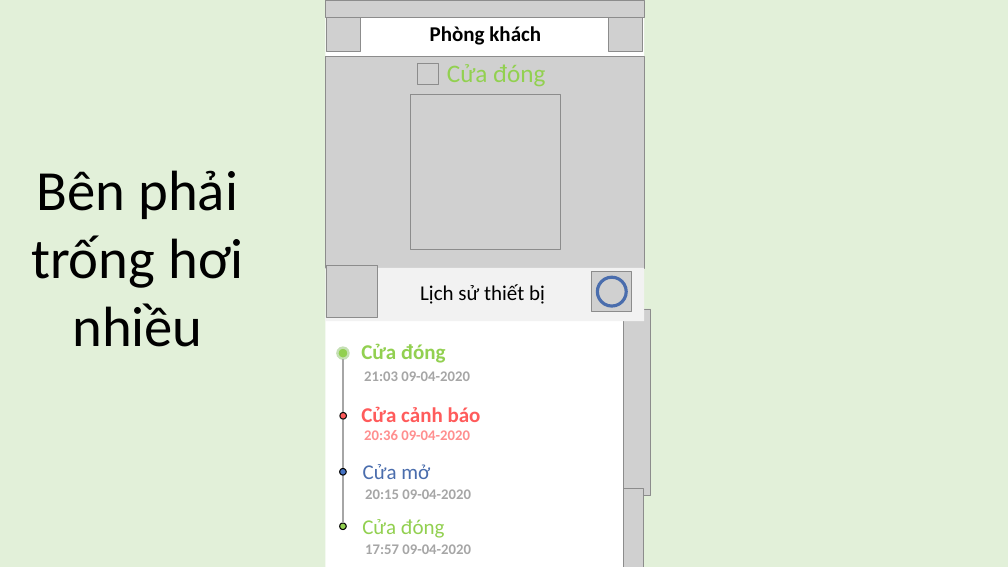
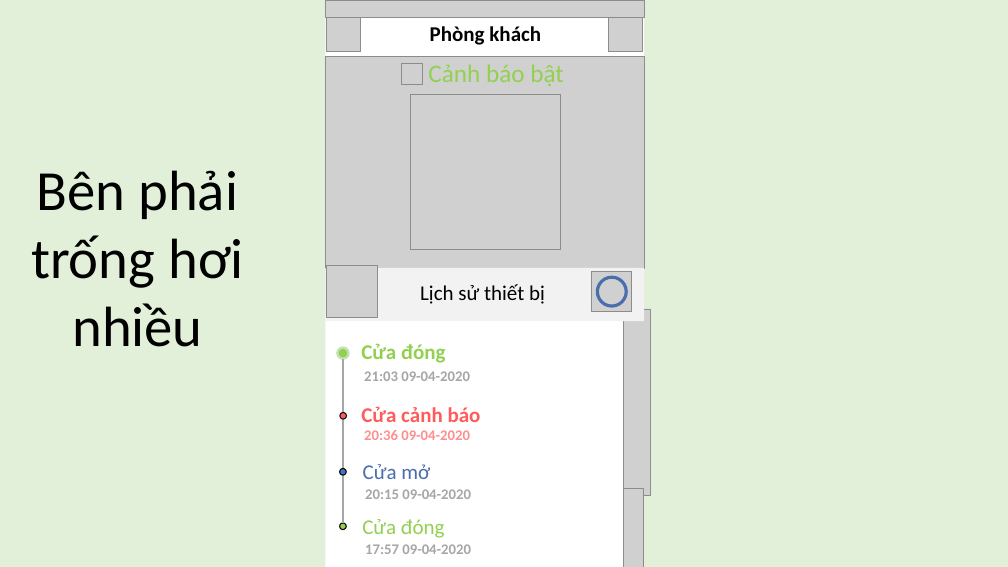
Before and after one commit to thanhtung2105/CA-SS-mobile-interface-design, a slide deck: slide 2 of CA-SS_mobile_interface_idea/CA-SS_mobile_interface_idea.pptx. Drawn at 1008x567 pixels with LibreOffice and Linux fonts; fonts in the diff are those of the drawing; grey boxes stand for pictures. Boxes give left, top, right and bottom in pixels: in the first picture for what was removed or moved away, otherwise in the second. Text is boxed around its words. In the diff, an @@ line names an element or a change of style, - is before the commit and + after.

```diff
--- a/CA-SS_mobile_interface_idea/CA-SS_mobile_interface_idea.pptx
+++ b/CA-SS_mobile_interface_idea/CA-SS_mobile_interface_idea.pptx
@@ picture: place and size @@
-picture at (417,64,439,85)
+picture at (402,64,423,85)
@@ text at (428,64,563,86): text changed @@
-Cửa đóng
+Cảnh báo bật
```
Also in this commit, not shown: 3 other slides changed, 5 slides added, 1 slide removed.
